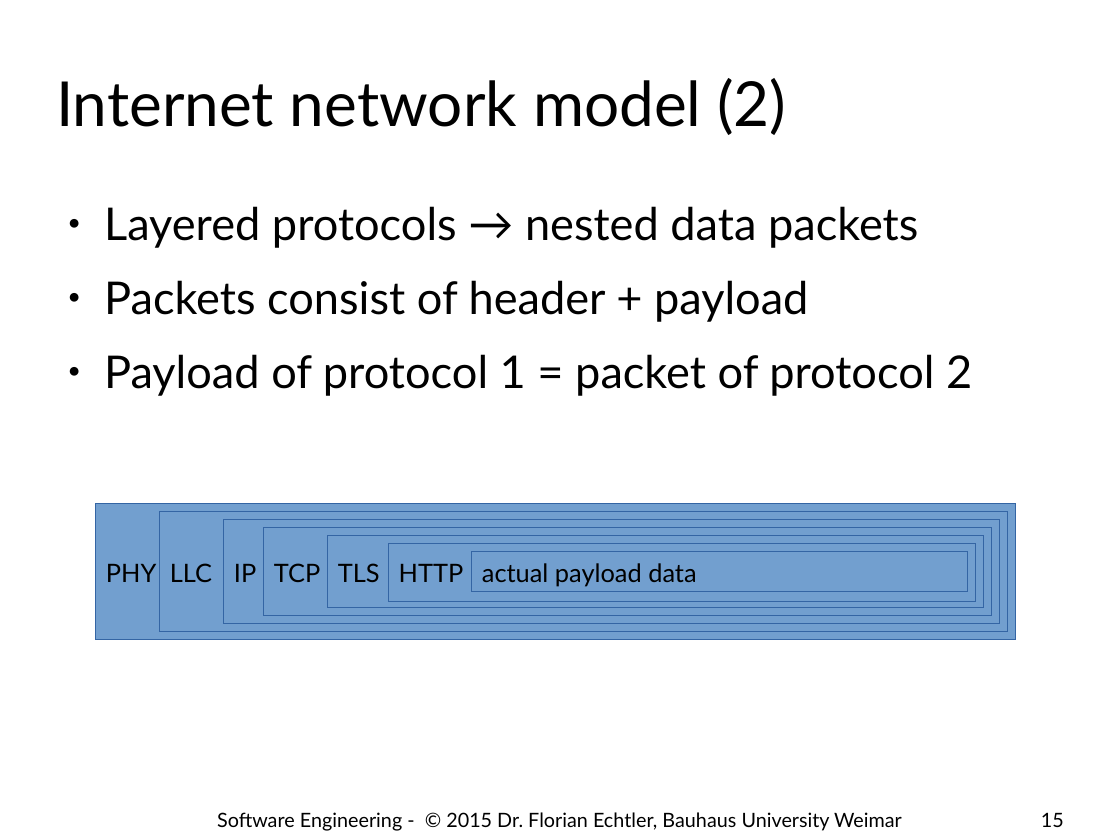
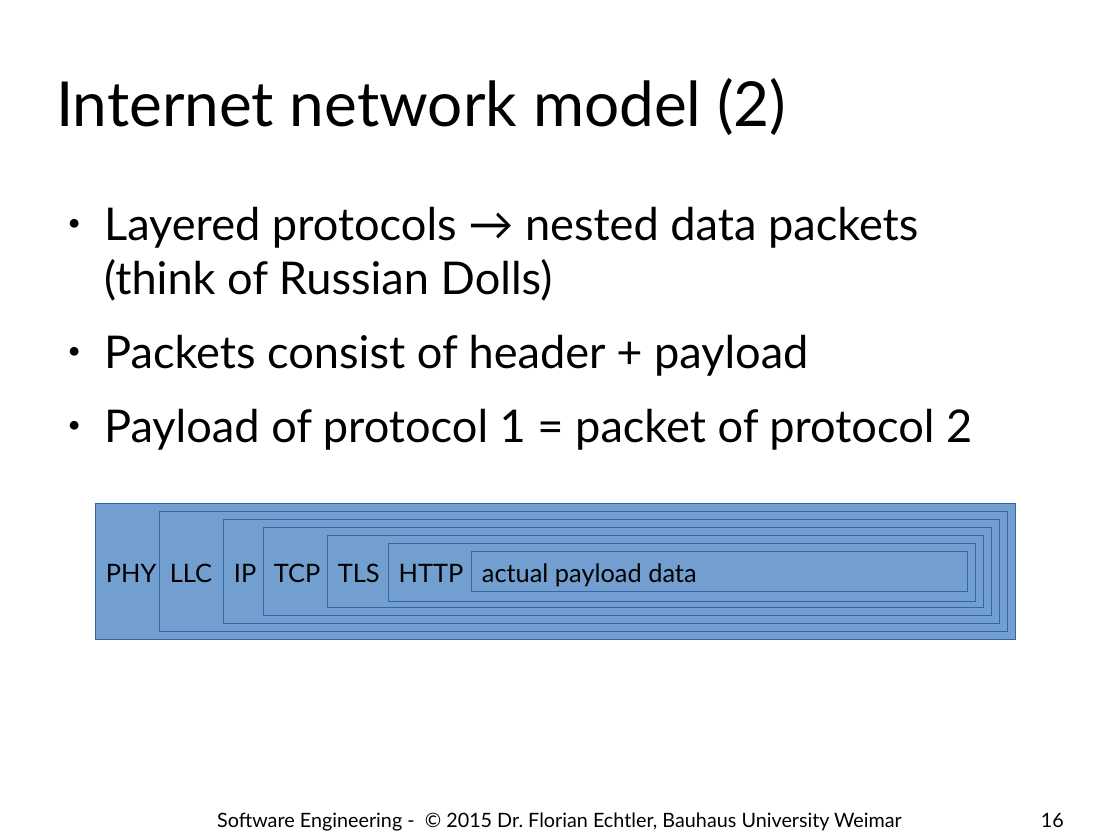
Before and after one commit to floe/software-engineering, a slide deck: slide 16 of 05-design-patterns-intro.odp (slide 15 before the commit). Drawn at 1120x840 pixels with LibreOffice and Linux fonts; fonts in the diff are those of the drawing; background and template pictures are left out. Boxes give left, top, right and bottom in pixels: in the first picture for what was removed or moved away, otherwise in the second. Text is boxed around its words. In the diff, an @@ line names an element or a change of style, - is before the commit and + after.

```diff
--- a/05-design-patterns-intro.odp
+++ b/05-design-patterns-intro.odp
@@ text at <box>104,206,918,301</box>: text changed @@
-● Layered protocols → nested data packets
+● Layered protocols → nested data packets (think of Russian Dolls)
@@ page number at <box>1041,812,1064,827</box>: text changed @@
-15
+16
```
Also in this commit, not shown: 3 other slides changed, 1 slide added.
